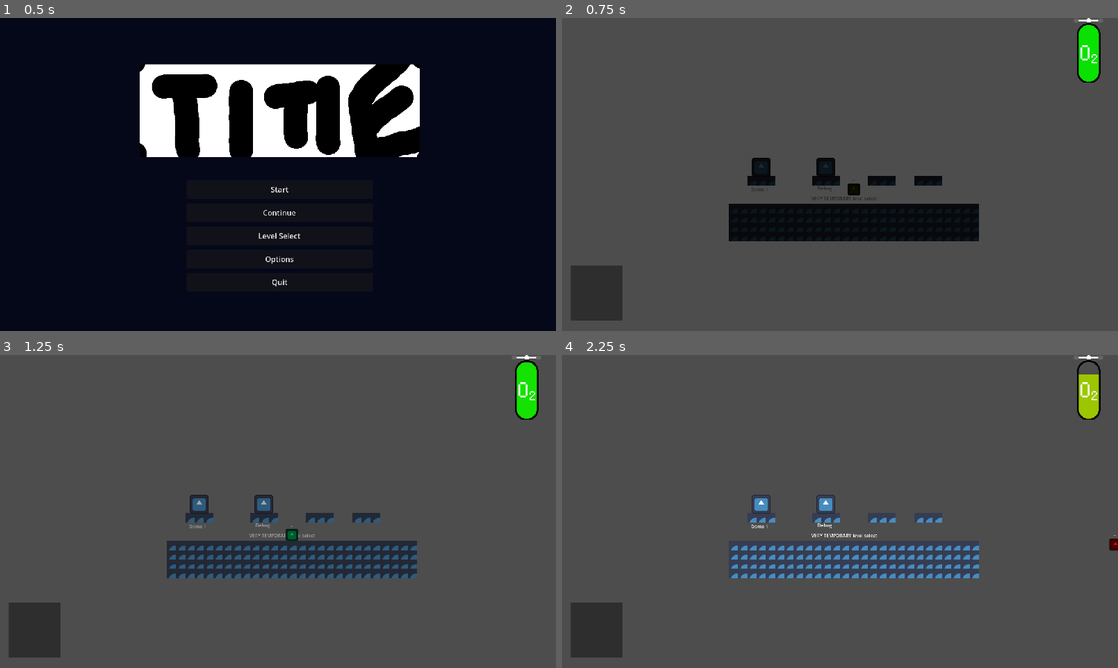
Above: before the commit, frames 1-4 (two rows, left to right).
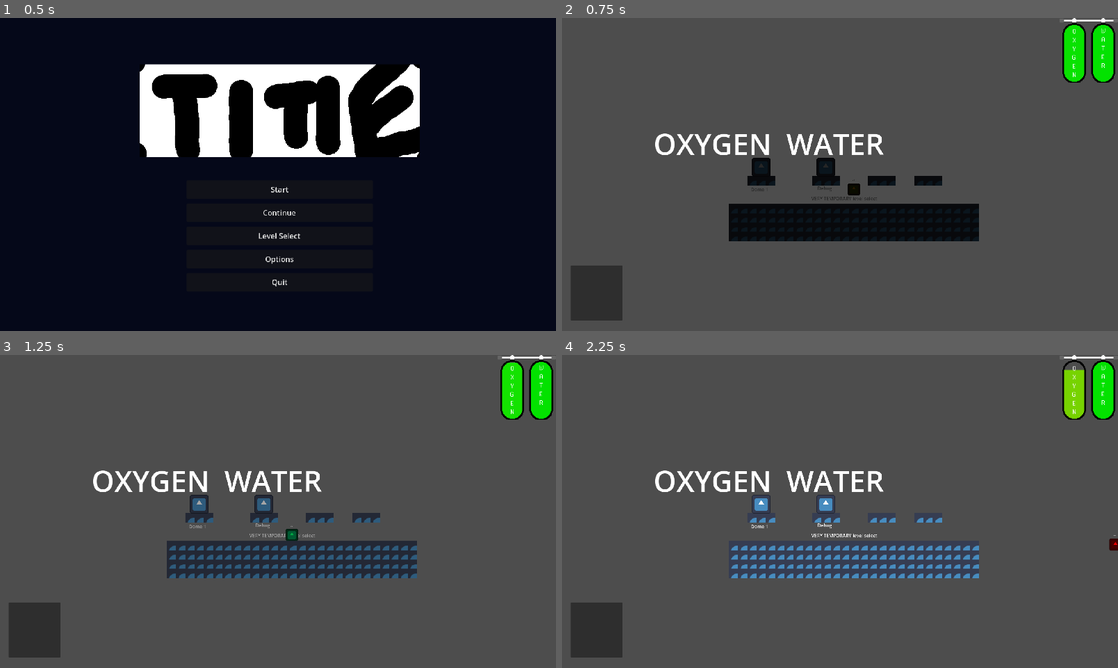
Above: after the commit, the same moments.

Repository: WholeYear12GameDesign/GrandmaGame
Game: Godot game, scene res://Scenes/Menu.tscn
Same seed, same stepped clock (60 frames per second), same inputs: the game is played once before the commit and once after it. The engine's default icon, where the game draws it, is replaced by a stand-in: a white triangle on a blue panel in a dark square.
Inputs:
- Up to frame 1 (0.5 s): no input
- Up to frame 2 (0.75 s): click "Start" at 0.5 s
- Up to frame 3 (1.25 s): no input
- Up to frame 4 (2.25 s): hold D (right) from 1.28 s (still down); tap Space (jetpack) at 1.35, 2.1 s; tap W (jump) at 1.52 s

Frame 1 is identical in both runs. In frame 2, 2.6% of the frame differs, in the area x 16-100%, y 0-44%; in frame 3, 2.6%; in frame 4, 2.8%.

Commit message:
added support to multiple tanks and water tank

Diff:
--- a/GrandmaBasement/Player/autoloads.gd
+++ b/GrandmaBasement/Player/autoloads.gd
@@ -1,5 +1,7 @@
 extends Node
 
 var current_item = "none"
-var oxygen = 100
+var tank1 = 100
+var tank2 = 100
 var checkpoint = Vector2.ZERO
+var tanks = ["OXYGEN","WATER"]
--- /dev/null
+++ b/GrandmaBasement/Player/changetanks.gd
@@ -0,0 +1,23 @@
+extends Control
+
+func _on_none_pressed():
+	player_data.tanks[0] = "NONE"
+
+func _on_oxygen_pressed():
+	player_data.tanks[0] = "OXYGEN"
+
+func _on_water_pressed():
+	player_data.tanks[0] = "WATER"
+
+func _on_none_2_pressed():
+	player_data.tanks[1] = "NONE"
+
+func _on_oxygen_2_pressed():
+	player_data.tanks[1] = "OXYGEN"
+
+func _on_water_2_pressed():
+	player_data.tanks[1] = "WATER"
+
+
+func _on_button_pressed():
+	get_tree().change_scene_to_file("res://Scenes/main.tscn")
--- /dev/null
+++ b/GrandmaBasement/Player/changetanks.tscn
@@ -0,0 +1,77 @@
+[gd_scene load_steps=2 format=3 uid="uid://1ytal74xoqq5"]
+
+[ext_resource type="Script" path="res://Player/changetanks.gd" id="1_w3lqn"]
+
+[node name="changetanks" type="Control"]
+layout_mode = 3
+anchors_preset = 15
+anchor_right = 1.0
+anchor_bottom = 1.0
+grow_horizontal = 2
+grow_vertical = 2
+script = ExtResource("1_w3lqn")
+
+[node name="HBoxContainer" type="HBoxContainer" parent="."]
+layout_mode = 1
+anchors_preset = 7
+anchor_left = 0.5
+anchor_top = 1.0
+anchor_right = 0.5
+anchor_bottom = 1.0
+offset_left = -740.0
+offset_top = -835.0
+offset_right = 740.0
+grow_horizontal = 2
+grow_vertical = 0
+theme_override_constants/separation = 400
+
+[node name="VBoxContainer" type="VBoxContainer" parent="HBoxContainer"]
+layout_mode = 2
+theme_override_constants/separation = 200
+
+[node name="none" type="Button" parent="HBoxContainer/VBoxContainer"]
+layout_mode = 2
+theme_override_font_sizes/font_size = 100
+text = "NONE"
+
+[node name="oxygen" type="Button" parent="HBoxContainer/VBoxContainer"]
+layout_mode = 2
+theme_override_font_sizes/font_size = 100
+text = "OXYGEN"
+
+[node name="water" type="Button" parent="HBoxContainer/VBoxContainer"]
+layout_mode = 2
+theme_override_font_sizes/font_size = 100
+text = "WATER"
+
+[node name="Button" type="Button" parent="HBoxContainer"]
+layout_mode = 2
+theme_override_font_sizes/font_size = 100
+text = "BACK"
+
+[node name="VBoxContainer2" type="VBoxContainer" parent="HBoxContainer"]
+layout_mode = 2
+theme_override_constants/separation = 200
+
+[node name="none2" type="Button" parent="HBoxContainer/VBoxContainer2"]
+layout_mode = 2
+theme_override_font_sizes/font_size = 100
+text = "NONE"
+
+[node name="oxygen2" type="Button" parent="HBoxContainer/VBoxContainer2"]
+layout_mode = 2
+theme_override_font_sizes/font_size = 100
+text = "OXYGEN"
+
+[node name="water2" type="Button" parent="HBoxContainer/VBoxContainer2"]
+layout_mode = 2
+theme_override_font_sizes/font_size = 100
+text = "WATER"
+
+[connection signal="pressed" from="HBoxContainer/VBoxContainer/none" to="." method="_on_none_pressed"]
+[connection signal="pressed" from="HBoxContainer/VBoxContainer/oxygen" to="." method="_on_oxygen_pressed"]
+[connection signal="pressed" from="HBoxContainer/VBoxContainer/water" to="." method="_on_water_pressed"]
+[connection signal="pressed" from="HBoxContainer/Button" to="." method="_on_button_pressed"]
+[connection signal="pressed" from="HBoxContainer/VBoxContainer2/none2" to="." method="_on_none_2_pressed"]
+[connection signal="pressed" from="HBoxContainer/VBoxContainer2/oxygen2" to="." method="_on_oxygen_2_pressed"]
+[connection signal="pressed" from="HBoxContainer/VBoxContainer2/water2" to="." method="_on_water_2_pressed"]
--- a/GrandmaBasement/Player/o2 bar/o2 bar.gd
+++ b/GrandmaBasement/Player/o2 bar/o2 bar.gd
@@ -1,19 +1,27 @@
 extends TextureProgressBar
 
 const grad : Gradient = preload("res://Player/o2 bar/o2 gradient colour.tres")
+var array = 0
 
 func _ready() -> void:
-	#if name == "ProgressBar":
-	#	queue_free()
-	pass
+
+	if player_data.tanks[0] == "NONE" and player_data.tanks[1] == "NONE":
+		hide()
+	elif player_data.tanks[0] != "NONE" and player_data.tanks[1] != "NONE":
+		hide()
+	elif player_data.tanks[0] != "NONE":
+		show()
+		array = 0
+	elif player_data.tanks[1] != "NONE":
+		show()
+		array = 1
+	$"../Label".text = str(player_data.tanks[0],"  ",player_data.tanks[1])
 
 func _process(_delta: float) -> void:
-	var o2 : float = player_data.oxygen
+	var o2 : float = player_data.tank1
 	tint_progress = grad.sample(o2 / 100)
 	value = o2
 	if o2 < 25:
-		$RichTextLabel.text = "[shake rate=25.0 level=5.0][center][b]O[/b][/center][/shake]"
-		$RichTextLabel2.text = "[shake rate=25.0 level=5.0][center][b]2[/b][/center][/shake]"
+		$RichTextLabel.text = str("[shake rate=25.0 level=5.0][center][b]",player_data.tanks[array],"[/b][/center][/shake]")
 	else:
-		$RichTextLabel.text = "[center][b]O[/b][/center]"
-		$RichTextLabel2.text = "[center][b]2[/b][/center]"
+		$RichTextLabel.text = str("[center][b]",player_data.tanks[array],"[/b][/center]")
--- a/GrandmaBasement/Player/o2 bar/oxygenbar.gd
+++ b/GrandmaBasement/Player/o2 bar/oxygenbar.gd
@@ -1,4 +1,4 @@
 extends ProgressBar
 
 func _process(delta):
-	value = player_data.oxygen
+	value = player_data.tank1
--- /dev/null
+++ b/GrandmaBasement/Player/o2 bar/oxygenbar2.gd
@@ -0,0 +1,18 @@
+extends TextureProgressBar
+
+const grad : Gradient = preload("res://Player/o2 bar/o2 gradient colour.tres")
+
+func _ready() -> void:
+	if player_data.tanks[0] == "NONE" or player_data.tanks[1] == "NONE":
+		hide()
+	else:
+		show()
+
+func _process(_delta: float) -> void:
+	var o2 : float = player_data.tank1
+	tint_progress = grad.sample(o2 / 100)
+	value = o2
+	if o2 < 25:
+		$RichTextLabel.text = str("[shake rate=25.0 level=5.0][center][b]",player_data.tanks[0],"[/b][/center][/shake]")
+	else:
+		$RichTextLabel.text = str("[center][b]",player_data.tanks[0],"[/b][/center]")
--- /dev/null
+++ b/GrandmaBasement/Player/o2 bar/oxygenbar3.gd
@@ -0,0 +1,18 @@
+extends TextureProgressBar
+
+const grad : Gradient = preload("res://Player/o2 bar/o2 gradient colour.tres")
+
+func _ready() -> void:
+	if player_data.tanks[0] == "NONE" or player_data.tanks[1] == "NONE":
+		hide()
+	else:
+		show()
+
+func _process(_delta: float) -> void:
+	var o2 : float = player_data.tank2
+	tint_progress = grad.sample(o2 / 100)
+	value = o2
+	if o2 < 25:
+		$RichTextLabel.text = str("[shake rate=25.0 level=5.0][center][b]",player_data.tanks[1],"[/b][/center][/shake]")
+	else:
+		$RichTextLabel.text = str("[center][b]",player_data.tanks[1],"[/b][/center]")
--- a/GrandmaBasement/Player/player.gd
+++ b/GrandmaBasement/Player/player.gd
@@ -23,7 +23,7 @@
 var air = false
 
 func _ready():
-	player_data.oxygen = 100
+	player_data.tank1 = 100
 	prev_state = states.idle
 	current_state = states.idle
 	for state in states.get_children():
@@ -31,11 +31,13 @@
 		state.player = self
 
 func _physics_process(delta):
+	#debug please delete in future
 	$Sprite.modulate.h += 0.01
-	#debug please delete in future
 	$currentstate.text = str(current_state.name)
 	if Input.is_action_just_pressed("free_oxygen"):
-		player_data.oxygen = 100
+		player_data.tank1 = 100
+	if Input.is_action_just_pressed("pause"):
+		get_tree().change_scene_to_file("res://Player/changetanks.tscn")
 
 
 	move_and_slide()
@@ -65,7 +67,7 @@
 
 	#oxygen
 	if !air:
-		player_data.oxygen -= delta
+		player_data.tank1 -= delta
 
 	change_state(current_state.update(delta))
 
--- a/GrandmaBasement/Player/player.tscn
+++ b/GrandmaBasement/Player/player.tscn
@@ -14,6 +14,9 @@
 [ext_resource type="FontFile" uid="uid://bcl842aehi6gk" path="res://Art assets/PixelAE-Regular.ttf" id="10_aybem"]
 [ext_resource type="Theme" uid="uid://ddq2fmd52ybv6" path="res://Styles/BoxTheme.tres" id="10_nc8pa"]
 [ext_resource type="Texture2D" uid="uid://63u6x57hdpbx" path="res://Art assets/Oxygen.png" id="11_v6ddp"]
+[ext_resource type="Texture2D" uid="uid://cwnfxk48p0dwh" path="res://Art assets/Oxygen Tank x2.png" id="15_aatiu"]
+[ext_resource type="Script" path="res://Player/o2 bar/oxygenbar2.gd" id="16_qxjyf"]
+[ext_resource type="Script" path="res://Player/o2 bar/oxygenbar3.gd" id="17_l3vup"]
 
 [sub_resource type="RectangleShape2D" id="RectangleShape2D_c6afm"]
 size = Vector2(128, 128)
@@ -63,6 +66,14 @@
 [node name="ItemSprite" type="Sprite2D" parent="CanvasLayer/CurrentItem"]
 position = Vector2(88, 96)
 
+[node name="Label" type="Label" parent="CanvasLayer"]
+offset_left = 316.0
+offset_top = 365.0
+offset_right = 493.0
+offset_bottom = 505.0
+theme_override_font_sizes/font_size = 100
+text = "agh"
+
 [node name="oxygenbar" type="TextureProgressBar" parent="CanvasLayer"]
 offset_left = 1718.0
 offset_right = 1819.0
@@ -77,35 +88,73 @@
 
 [node name="RichTextLabel" type="RichTextLabel" parent="CanvasLayer/oxygenbar"]
 layout_mode = 0
-offset_left = 34.0
-offset_top = 41.0
-offset_right = 57.0
-offset_bottom = 94.0
+offset_left = 46.0
+offset_top = 14.0
+offset_right = 56.0
+offset_bottom = 105.0
 theme_override_fonts/bold_font = ExtResource("10_aybem")
 theme_override_font_sizes/normal_font_size = 32
-theme_override_font_sizes/bold_font_size = 32
+theme_override_font_sizes/bold_font_size = 10
 bbcode_enabled = true
-text = "[center][b]O[/b][/center]"
+text = "[center][b]OXYGEN[/b][/center]"
 scroll_active = false
 shortcut_keys_enabled = false
 meta_underlined = false
 hint_underlined = false
 text_direction = 1
 
-[node name="RichTextLabel2" type="RichTextLabel" parent="CanvasLayer/oxygenbar"]
+[node name="oxygenbar2" type="TextureProgressBar" parent="CanvasLayer"]
+offset_left = 1718.0
+offset_right = 1819.0
+offset_bottom = 112.0
+scale = Vector2(2, 2)
+value = 100.0
+fill_mode = 3
+texture_under = ExtResource("15_aatiu")
+texture_progress = ExtResource("11_v6ddp")
+texture_progress_offset = Vector2(8, 12)
+script = ExtResource("16_qxjyf")
+
+[node name="RichTextLabel" type="RichTextLabel" parent="CanvasLayer/oxygenbar2"]
 layout_mode = 0
-offset_left = 53.5
-offset_top = 59.0
-offset_right = 76.5
-offset_bottom = 102.0
-scale = Vector2(0.6, 0.6)
+offset_left = 22.0
+offset_top = 17.0
+offset_right = 30.0
+offset_bottom = 104.0
 theme_override_fonts/bold_font = ExtResource("10_aybem")
-theme_override_font_sizes/normal_font_size = 32
-theme_override_font_sizes/bold_font_size = 32
+theme_override_font_sizes/bold_font_size = 10
 bbcode_enabled = true
-text = "[center][b]2[/b][/center]"
+text = "[center][b]OXYGEN[/b][/center]"
 scroll_active = false
 shortcut_keys_enabled = false
 meta_underlined = false
 hint_underlined = false
 text_direction = 1
+
+[node name="oxygenbar3" type="TextureProgressBar" parent="CanvasLayer"]
+offset_left = 1718.0
+offset_right = 1819.0
+offset_bottom = 112.0
+scale = Vector2(2, 2)
+value = 100.0
+fill_mode = 3
+texture_progress = ExtResource("11_v6ddp")
+texture_progress_offset = Vector2(58, 12)
+script = ExtResource("17_l3vup")
+
+[node name="RichTextLabel" type="RichTextLabel" parent="CanvasLayer/oxygenbar3"]
+layout_mode = 0
+offset_left = 70.5
+offset_top = 15.5
+offset_right = 80.5
+offset_bottom = 102.5
+theme_override_fonts/bold_font = ExtResource("10_aybem")
+theme_override_font_sizes/normal_font_size = 32
+theme_override_font_sizes/bold_font_size = 10
+bbcode_enabled = true
+text = "[center][b]OXYGEN[/b][/center]"
+scroll_active = false
+shortcut_keys_enabled = false
+meta_underlined = false
+hint_underlined = false
+text_direction = 1
--- a/GrandmaBasement/Player/states/fall.gd
+++ b/GrandmaBasement/Player/states/fall.gd
@@ -11,7 +11,7 @@
 		return states.idle
 	if player.jump_input_actuation and can_jump:
 		return states.jump
-	if player_data.oxygen > 0 and player.jetpack_input:
+	if player_data.tank1 > 0 and player.jetpack_input:
 		return states.jetpack
 	return null
 
--- a/GrandmaBasement/Player/states/idle.gd
+++ b/GrandmaBasement/Player/states/idle.gd
@@ -8,6 +8,6 @@
 		return states.jump
 	if player.velocity.y > 0:
 		return states.fall
-	if player_data.oxygen > 0 and player.jetpack_input:
+	if player_data.tank1 > 0 and player.jetpack_input:
 		return states.jetpack
 	return null
--- a/GrandmaBasement/Player/states/jetpack.gd
+++ b/GrandmaBasement/Player/states/jetpack.gd
@@ -13,12 +13,12 @@
 #	else:
 #		player.velocity.y = player.movement_input.y * delta * 300
 #
-#	player_data.oxygen -= 5 * delta
+#	player_data.tank1 -= 5 * delta
 #	if !player.jetpack_input:
 #		return states.fall
 
 func enter_state():
-	player_data.oxygen -= 10
+	player_data.tank1 -= 6
 	player.velocity = player.movement_input * 50
 	$jetpacktimer.start(jetpacktime)
 
--- a/GrandmaBasement/Player/states/jump.gd
+++ b/GrandmaBasement/Player/states/jump.gd
@@ -12,7 +12,7 @@
 		jumptimer.stop()
 	if player.velocity.y > 0:
 		return states.fall
-	if player_data.oxygen > 0 and player.jetpack_input:
+	if player_data.tank1 > 0 and player.jetpack_input:
 		return states.jetpack
 	return null
 
--- a/GrandmaBasement/Player/states/walk.gd
+++ b/GrandmaBasement/Player/states/walk.gd
@@ -9,6 +9,6 @@
 		return states.fall
 	if player.jump_input_actuation:
 		return states.jump
-	if player_data.oxygen > 0 and player.jetpack_input:
+	if player_data.tank1 > 0 and player.jetpack_input:
 		return states.jetpack
 	return null
Not shown: 1 places in GrandmaBasement/Player/player.tscn that only renumber resources
